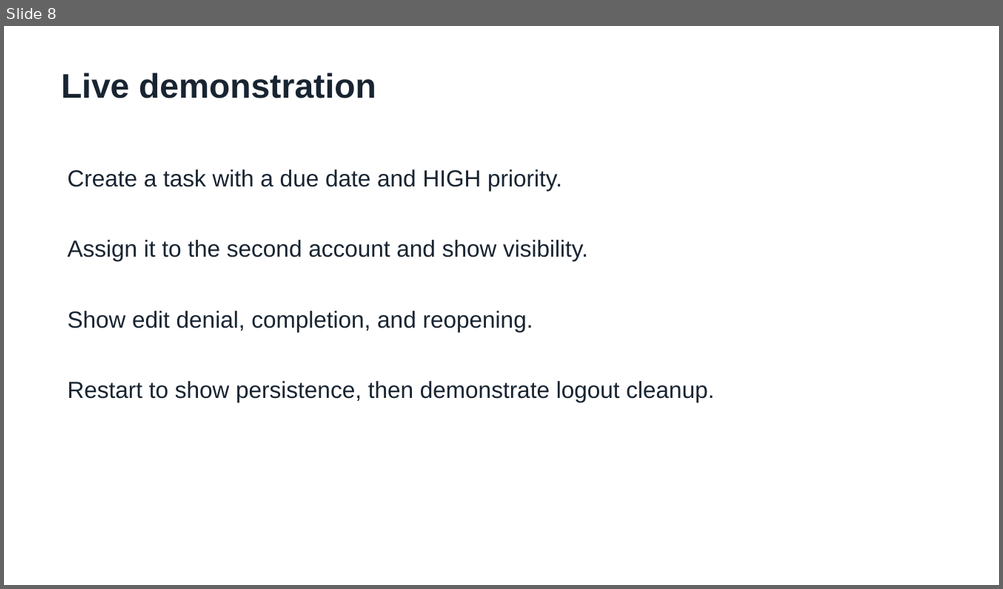
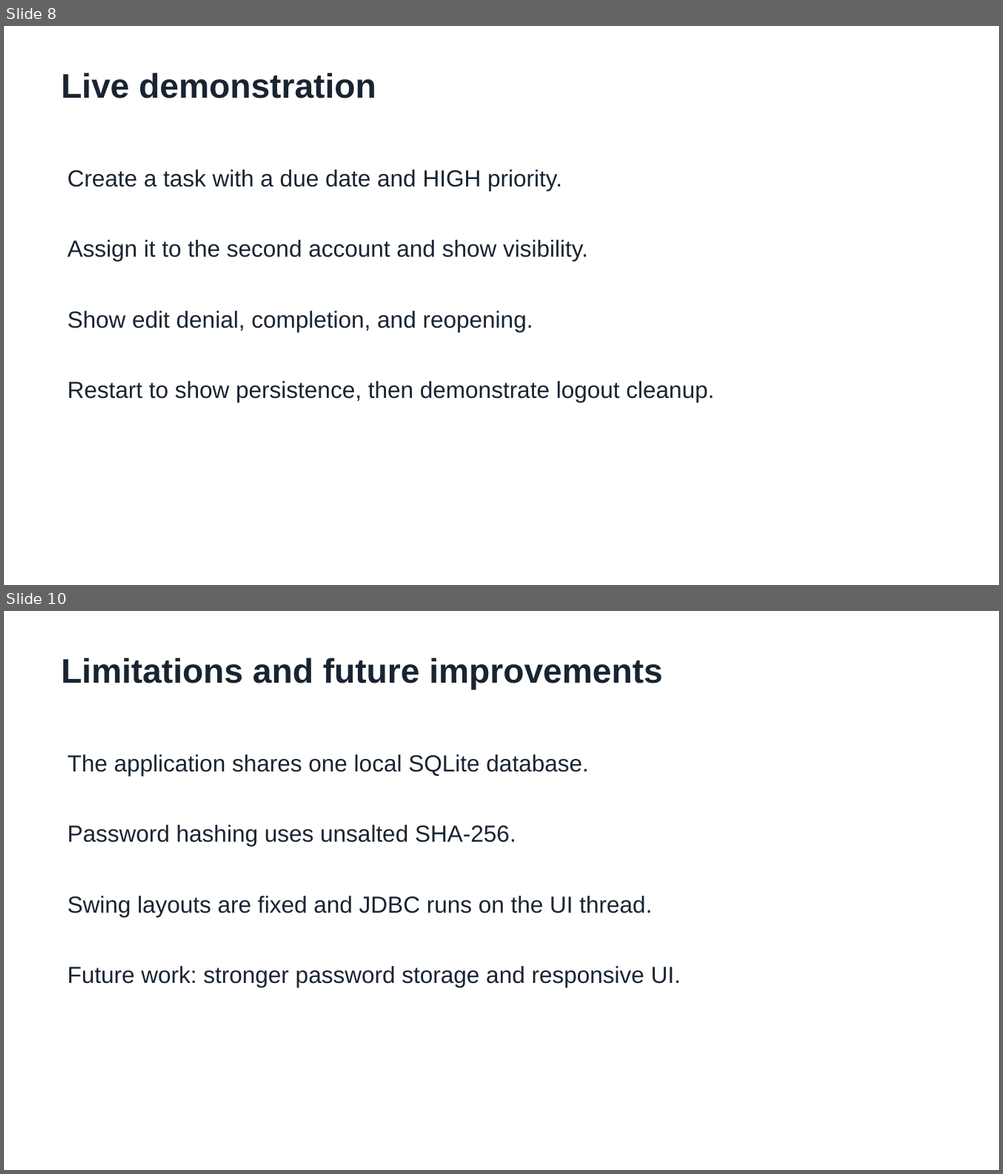
Before and after one commit to alexandergoda/CS341-Project-I-TaskTracker-Alexander-Goda-Amanda-Cabrera, a slide deck: CS341_Project_I_TaskTracker_Alexander_Goda_Amanda_Cabrera/docs/CS341_TaskTracker_Presentation.pptx. Shown one above the other, each under a label of ours: slide 8 before the commit, slides 8 and 10 after it; the slides between them are not shown. The pictures are 1003x589 and 1003x1174 pixels, drawn with LibreOffice and Linux fonts; fonts in the diff are those of the drawing. Boxes give left, top, right and bottom in pixels: in the first picture for what was removed or moved away, otherwise in the second. Text is boxed around its words. In the diff, an @@ line names an element or a change of style, - is before the commit and + after.

```diff
--- a/CS341_Project_I_TaskTracker_Alexander_Goda_Amanda_Cabrera/docs/CS341_TaskTracker_Presentation.pptx
+++ b/CS341_Project_I_TaskTracker_Alexander_Goda_Amanda_Cabrera/docs/CS341_TaskTracker_Presentation.pptx
@@ slide 10 added at [4,611,999,1170], background #FFFFFF @@
@@ text added at [61,658,663,690], 33 pt, text #182431, bold @@
+Limitations and future improvements
@@ text added at [68,755,588,776], 22.5 pt, text #182431 @@
+The application shares one local SQLite database.
@@ text added at [68,825,516,846], 22.5 pt, text #182431 @@
+Password hashing uses unsalted SHA-256.
@@ text added at [68,896,652,917], 22.5 pt, text #182431 @@
+Swing layouts are fixed and JDBC runs on the UI thread.
@@ text added at [68,966,680,988], 22.5 pt, text #182431 @@
+Future work: stronger password storage and responsive UI.
```
Also in this commit, not shown: 2 slides changed, 1 slide removed, 9 other files.
